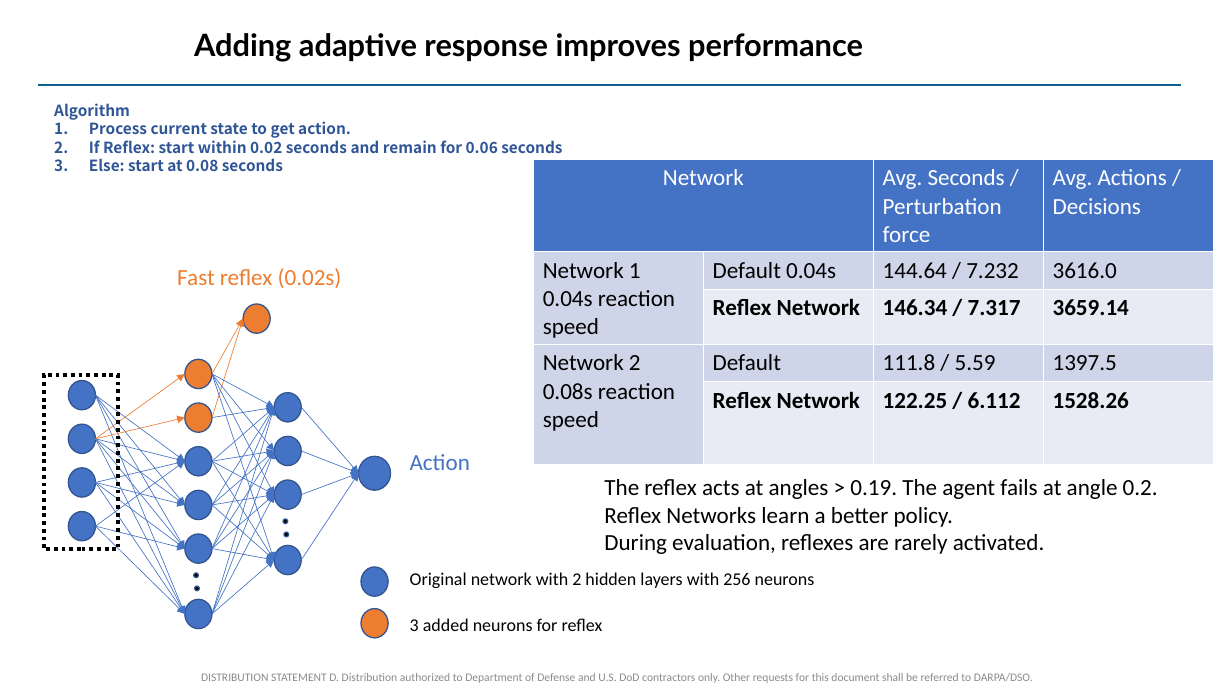
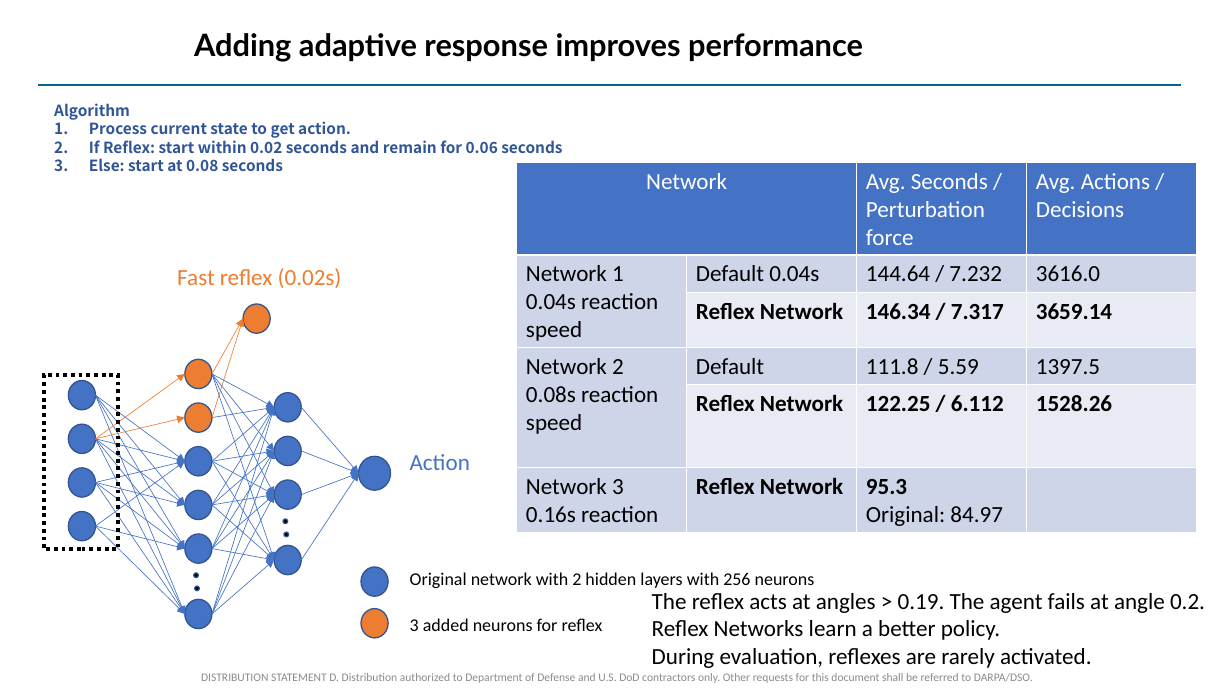
Before and after one commit to miracleyoo/TD3, a slide deck: slide 6 of documents/Darpa presentation Devdhar.pptx. Drawn at 1232x693 pixels with LibreOffice and Linux fonts; fonts in the diff are those of the drawing; background and template pictures are left out. Boxes give left, top, right and bottom in pixels: in the first picture for what was removed or moved away, otherwise in the second. Text is boxed around its words. In the diff, an @@ line names an element or a change of style, - is before the commit and + after.

```diff
--- a/documents/Darpa presentation Devdhar.pptx
+++ b/documents/Darpa presentation Devdhar.pptx
@@ table at box(517, 163, 1197, 532) @@
+row 6: Network 3 / 0.16s reaction | Reflex Network | 95.3 / Original: 84.97 | 
@@ table: place and size @@
-table at box(533, 159, 1214, 464)
+table at box(517, 163, 1197, 532)
@@ text "The reflex acts at angles ...": place and size @@
-text "The reflex acts at angles ..." at box(604, 479, 1158, 554)
+text "The reflex acts at angles ..." at box(652, 593, 1205, 668)
```
Also in this commit, not shown: 1 other slide changed, 5 other files.
